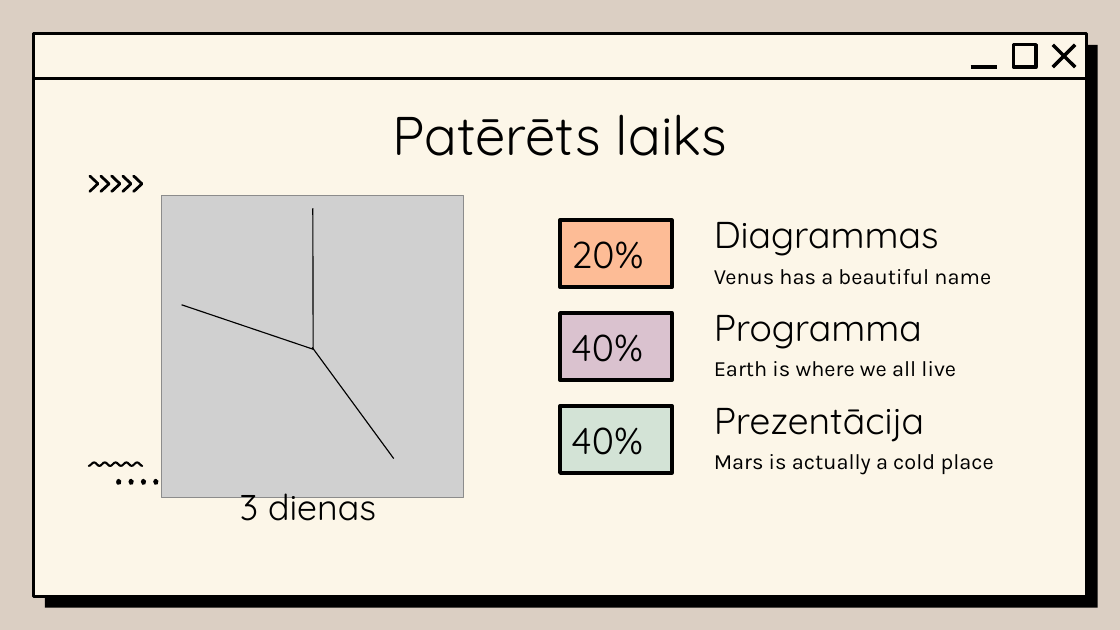
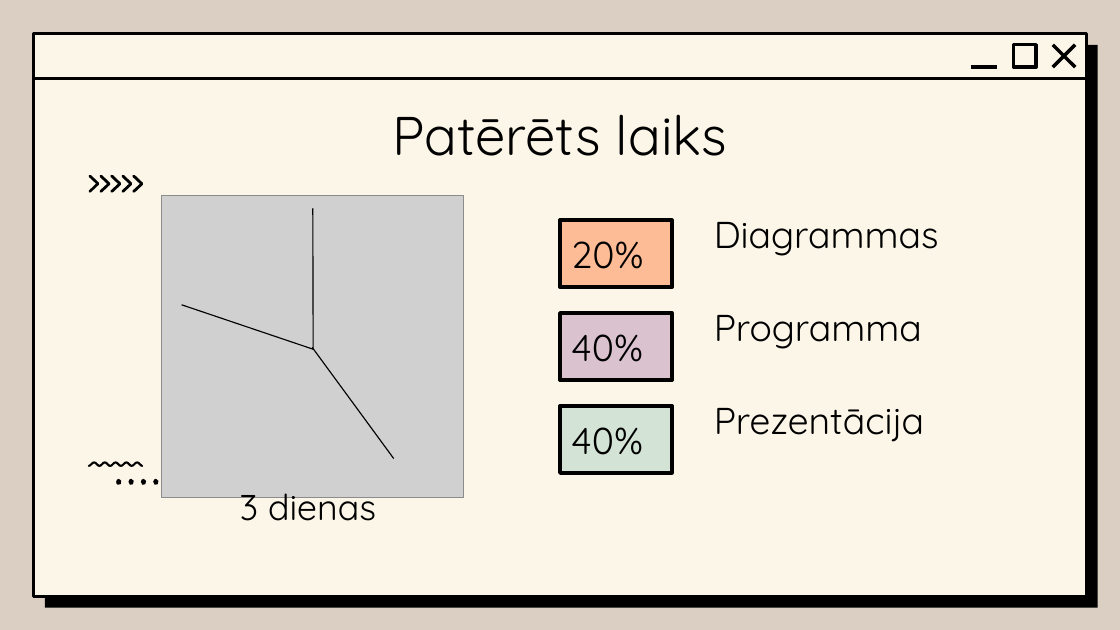
Before and after one commit to Alex-Kalendra/EksamenDarbs, a slide deck: slide 11 of Eksamen Darbs_Kalendra.pptx. Drawn at 1120x630 pixels with LibreOffice and Linux fonts; fonts in the diff are those of the drawing; grey boxes stand for pictures; background and template pictures are left out. Boxes give left, top, right and bottom in pixels: in the first picture for what was removed or moved away, otherwise in the second. Text is boxed around its words. In the diff, an @@ line names an element or a change of style, - is before the commit and + after.

```diff
--- a/Eksamen Darbs_Kalendra.pptx
+++ b/Eksamen Darbs_Kalendra.pptx
@@ text removed at bbox=[714, 269, 991, 285] @@
-Venus has a beautiful name
@@ text removed at bbox=[714, 361, 956, 377] @@
-Earth is where we all live
@@ text removed at bbox=[714, 454, 994, 475] @@
-Mars is actually a cold place
```
Also in this commit, not shown: 1 other file.
